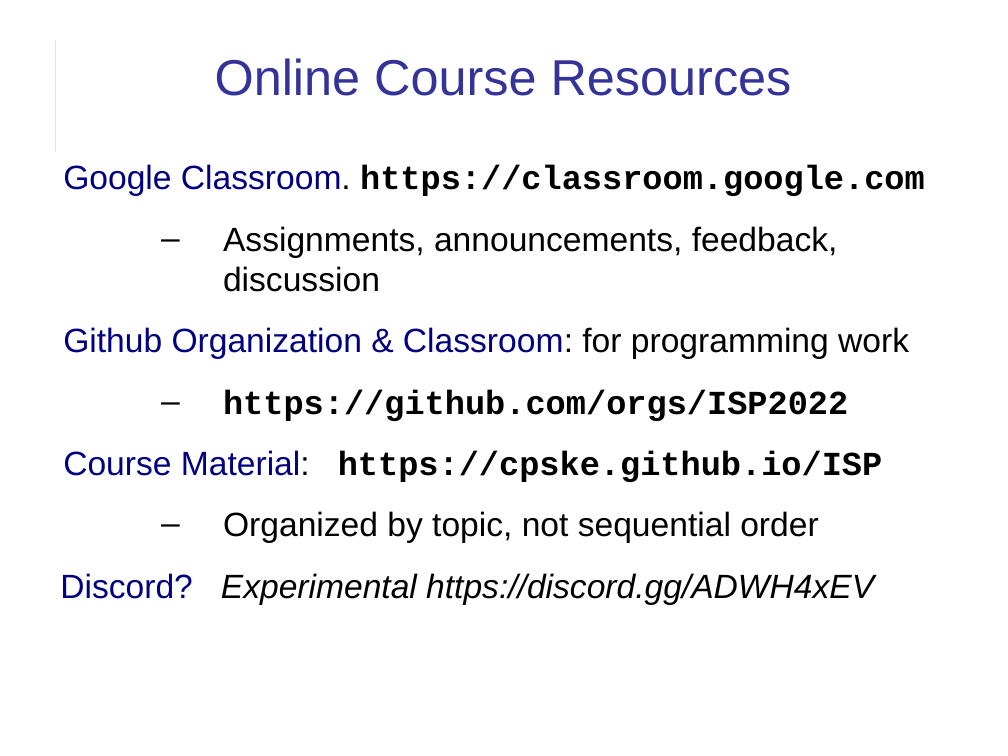
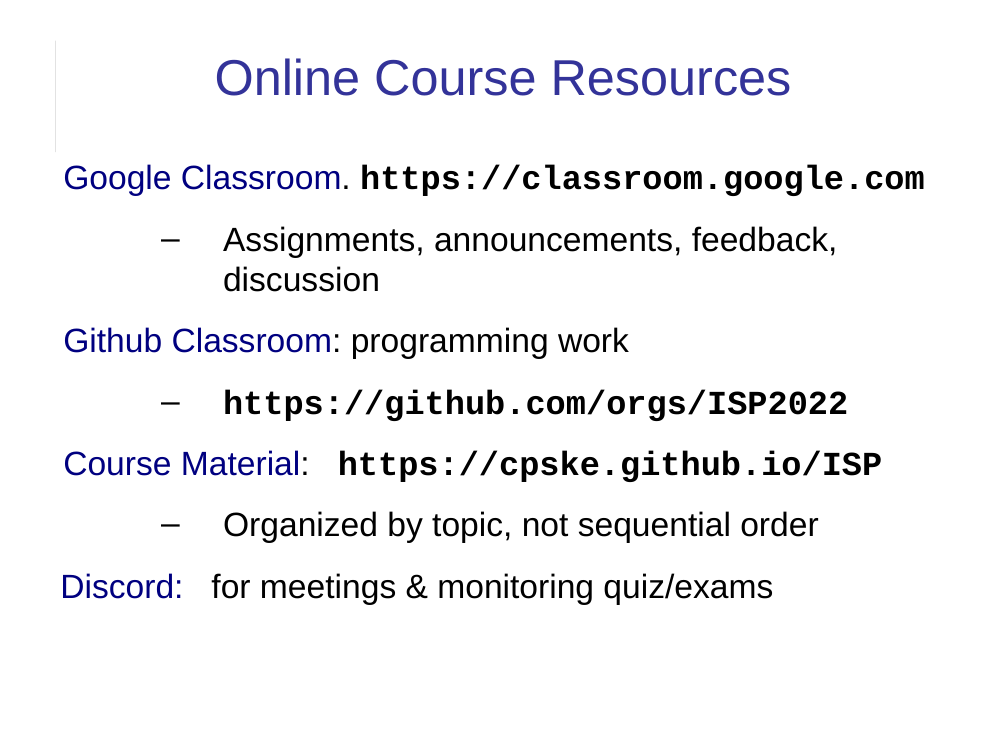
Before and after one commit to cpske/ISP, a slide deck: slide 20 of introduction/Introduction-to-Course.odp (slide 18 before the commit). Drawn at 1008x756 pixels with LibreOffice and Linux fonts; fonts in the diff are those of the drawing. Boxes give left, top, right and bottom in pixels: in the first picture for what was removed or moved away, otherwise in the second. Text is boxed around its words. In the diff, an @@ line names an element or a change of style, - is before the commit and + after.

```diff
--- a/introduction/Introduction-to-Course.odp
+++ b/introduction/Introduction-to-Course.odp
@@ text at box(63, 327, 629, 359): text changed; text colour #000080 to #000000 @@
-Github Organization & Classroom: for programming work
+Github Classroom: programming work
@@ text at box(60, 573, 773, 605): text changed; italic off @@
-Discord? Experimental https://discord.gg/ADWH4xEV
+Discord: for meetings & monitoring quiz/exams
```
Also in this commit, not shown: 1 other slide changed, 2 slides added, 5 other files.
